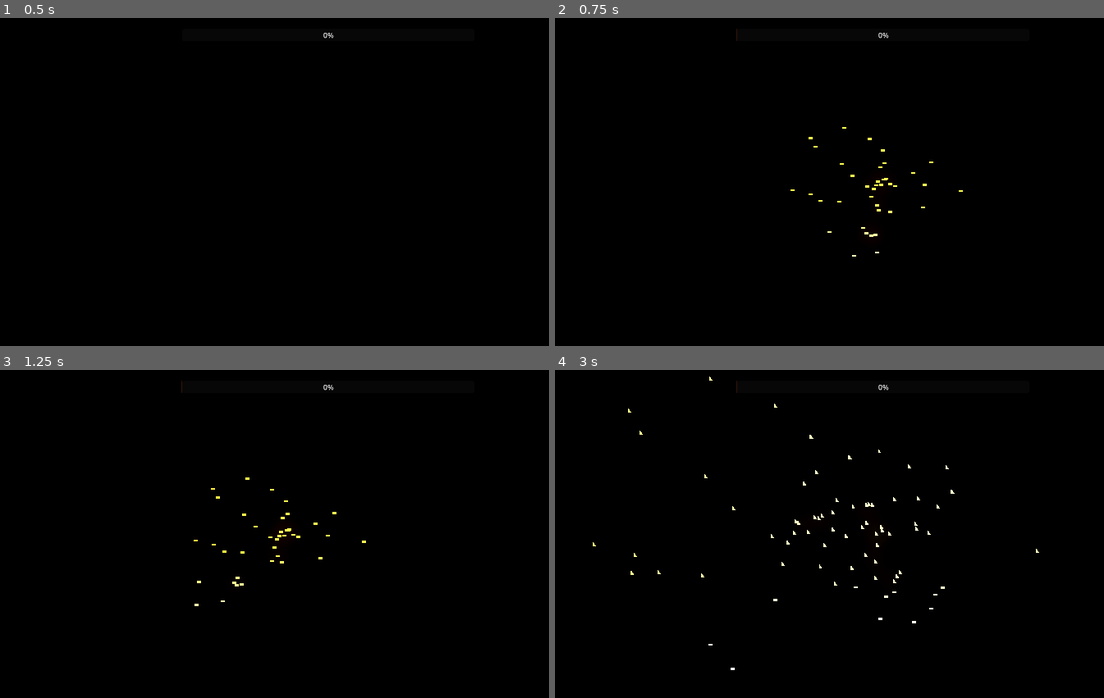
Above: before the commit, frames 1-4 (two rows, left to right).
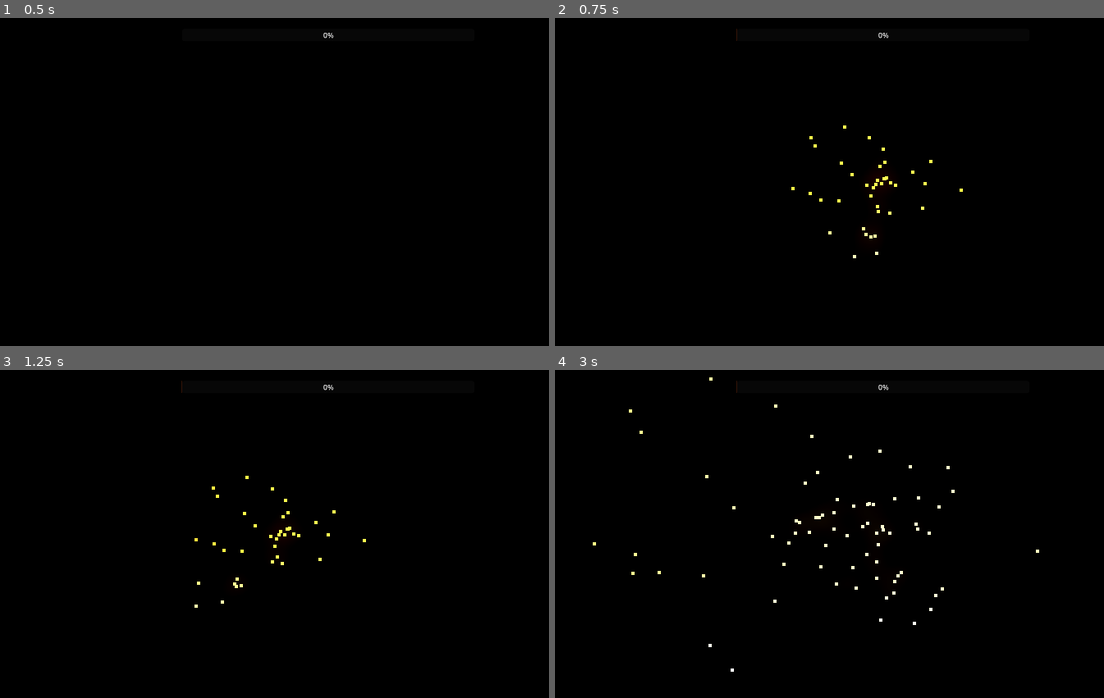
Above: after the commit, the same moments.

Repository: excessive/ludum-dare-59
Game: Godot game, scene res://main.tscn
Same seed, same stepped clock (60 frames per second), same inputs: the game is played once before the commit and once after it.
Inputs (mouse positions are in pixels of both pictures, inside the frame that each line leads up to):
- Up to frame 1 (0.5 s): no input
- Up to frame 2 (0.75 s): tap Enter (ui_accept) at 0.5 s; hold D (move_right) from 0.53 s (still down); tap K (look_down) at 0.6 s; click (884, 182) at 0.67 s
- Up to frame 3 (1.25 s): keep holding D (move_right); tap Enter (ui_accept) at 0.77 s
- Up to frame 4 (3 s): move the mouse to (851, 534) at 1.27 s; release D (move_right) at 1.28 s; hold W (move_forward) from 1.28 s (still down); tap J (look_left) at 1.35 s; tap Enter (ui_accept) at 1.52 s; move the mouse to (900, 527) at 2.02 s; tap L (look_right) at 2.1 s; move the mouse to (873, 540) at 2.77 s; tap I (look_up) at 2.85 s; click (873, 540) at 2.92 s

Frame 1 is identical in both runs. In frame 2, 0.2% of the frame differs, in the area x 42-75%, y 32-74%; in frame 3, 0.2%; in frame 4, 0.3%, in the area x 6-89%, y 2-92%.

Commit message:
add win/lose triggers and oob respawn

Diff:
--- a/main.tscn
+++ b/main.tscn
@@ -10,11 +10,47 @@
 [ext_resource type="Resource" uid="uid://eltofybuxpyy" path="res://tools/lidar_blue.tres" id="7_dg77c"]
 [ext_resource type="Shader" uid="uid://bv303twpcdqu2" path="res://camera.gdshader" id="9_kek77"]
 
+[sub_resource type="GDScript" id="GDScript_gy4lr"]
+script/source = "extends Area3D
+
+var respawn_transforms: Dictionary[NodePath, Transform3D] = {}
+
+func _ready() -> void:
+	body_entered.connect(_on_body_entered)
+	body_exited.connect(_on_body_exited)
+
+func _on_body_entered(node: Node3D):
+	if node.is_in_group(&\"no_respawn\"):
+		return
+
+	respawn_transforms.set(node.get_path(), node.global_transform)
+
+func _on_body_exited(node: Node3D):
+	if node.has_signal(&\"respawn\"):
+		node.respawn.emit()
+		return
+	if respawn_transforms.has(node.get_path()):
+		node.global_transform = respawn_transforms[node.get_path()]
+		node.reset_physics_interpolation()
+		if node is RigidBody3D:
+			node.linear_velocity = Vector3.ZERO
+			node.angular_velocity = Vector3.ZERO
+		return
+
+	node.queue_free()
+"
+
+[sub_resource type="BoxShape3D" id="BoxShape3D_kek77"]
+size = Vector3(96.31079, 53.859375, 82.1228)
+
 [sub_resource type="CapsuleShape3D" id="CapsuleShape3D_7dm0k"]
 radius = 0.33
 height = 1.75
 
 [sub_resource type="BoxShape3D" id="BoxShape3D_pb6wq"]
+
+[sub_resource type="SphereShape3D" id="SphereShape3D_efxa6"]
+radius = 0.75
 
 [sub_resource type="Environment" id="Environment_ig7tw"]
 background_mode = 1
@@ -70,7 +106,23 @@
 	mat.set_shader_parameter(&\"glitch_color\", target_color * 0.25)
 "
 
+[sub_resource type="SphereShape3D" id="SphereShape3D_kek77"]
+radius = 2.0
+
+[sub_resource type="SphereShape3D" id="SphereShape3D_4c57u"]
+radius = 2.0
+
 [node name="Node3D" type="Node3D" unique_id=443159061]
+
+[node name="SafeArea" type="Area3D" parent="." unique_id=1398379295]
+collision_layer = 0
+collision_mask = 15
+input_ray_pickable = false
+monitorable = false
+script = SubResource("GDScript_gy4lr")
+
+[node name="CollisionShape3D" type="CollisionShape3D" parent="SafeArea" unique_id=1651140340]
+shape = SubResource("BoxShape3D_kek77")
 
 [node name="CharacterBody3D" type="CharacterBody3D" parent="." unique_id=1346263540]
 transform = Transform3D(1, 0, 0, 0, 1, 0, 0, 0, 1, 0, 5.708436, 0)
@@ -93,9 +145,18 @@
 [node name="CollisionShape3D" type="CollisionShape3D" parent="CharacterBody3D/Camera3D/Lidar" unique_id=1108688080]
 shape = SubResource("BoxShape3D_pb6wq")
 
-[node name="SpotLight3D" type="SpotLight3D" parent="CharacterBody3D/Camera3D" unique_id=1488948218]
+[node name="SpotLight3D" type="OmniLight3D" parent="CharacterBody3D/Camera3D" unique_id=1535326419]
 visible = false
-spot_range = 18.780321
+light_color = Color(0.64705884, 0.13333334, 0.043137256, 1)
+light_energy = 0.05
+light_specular = 0.0
+omni_range = 3.0
+omni_attenuation = 2.0
+
+[node name="sensor" type="Area3D" parent="CharacterBody3D" unique_id=1265578379 groups=["player"]]
+
+[node name="CollisionShape3D" type="CollisionShape3D" parent="CharacterBody3D/sensor" unique_id=1059254289]
+shape = SubResource("SphereShape3D_efxa6")
 
 [node name="WorldEnvironment" type="WorldEnvironment" parent="." unique_id=1332886061]
 environment = SubResource("Environment_ig7tw")
@@ -108,9 +169,9 @@
 size = Vector3(37.893555, 10.784058, 30.077148)
 
 [node name="CSGBox3D" type="CSGBox3D" parent="CSGBox3D" unique_id=1037441703]
-transform = Transform3D(1, 0, 0, 0, 1, 0, 0, 0, 1, 0, 2.996338, -0.26660156)
+transform = Transform3D(1, 0, 0, 0, 1, 0, 0, 0, 1, 0, 2.996338, 1.7432251)
 operation = 2
-size = Vector3(34.664063, 6.1098633, 24.984375)
+size = Vector3(34.664063, 6.1098633, 29.004028)
 
 [node name="mouse_capture_thing" type="Control" parent="." unique_id=608365050]
 layout_mode = 3
@@ -151,7 +212,6 @@
 
 [node name="CSGBox3D2" type="CSGBox3D" parent="." unique_id=244878153]
 transform = Transform3D(1, 0, 0, 0, 1, 0, 0, 0, 1, -1.531857, 7.2399297, -7.313463)
-layers = 0
 use_collision = true
 collision_layer = 4
 collision_mask = 0
@@ -168,6 +228,30 @@
 script = SubResource("GDScript_kek77")
 metadata/_edit_lock_ = true
 
+[node name="WinTrigger" type="Area3D" parent="." unique_id=553597636 groups=["win_trigger"]]
+transform = Transform3D(1, 0, 0, 0, 1, 0, 0, 0, 1, -10.925837, 6.8334355, 7.7454395)
+collision_layer = 4
+monitoring = false
+
+[node name="CollisionShape3D" type="CollisionShape3D" parent="WinTrigger" unique_id=967954168]
+shape = SubResource("SphereShape3D_kek77")
+
+[node name="OmniLight3D" type="OmniLight3D" parent="WinTrigger" unique_id=2117528702]
+light_color = Color(0, 1, 0, 1)
+light_energy = 4.765
+
+[node name="LoseTrigger" type="Area3D" parent="." unique_id=1221873663 groups=["lose_trigger"]]
+transform = Transform3D(1, 0, 0, 0, 1, 0, 0, 0, 1, -6.422677, 6.8334355, 12.660671)
+collision_layer = 2
+monitoring = false
+
+[node name="CollisionShape3D" type="CollisionShape3D" parent="LoseTrigger" unique_id=1348755707]
+shape = SubResource("SphereShape3D_4c57u")
+
+[node name="OmniLight3D" type="OmniLight3D" parent="LoseTrigger" unique_id=1853197533]
+light_color = Color(1, 0.57254905, 0, 1)
+light_energy = 4.765
+
 [connection signal="channel_updated" from="CharacterBody3D/Camera3D/Lidar" to="CharacterBody3D" method="_on_lidar_channel_updated"]
 [connection signal="channel_updated" from="CharacterBody3D/Camera3D/Lidar" to="AspectRatioContainer/Control/charge" method="_on_lidar_channel_updated"]
 [connection signal="channel_updated" from="CharacterBody3D/Camera3D/Lidar" to="ColorRect" method="_on_lidar_channel_updated"]
--- a/player.gd
+++ b/player.gd
@@ -3,7 +3,26 @@
 @export var walk_speed := 5.0
 const JUMP_VELOCITY = 4.5
 
+@onready var sensor := $sensor as Area3D
+
+func _ready() -> void:
+	sensor.area_entered.connect(_on_area_entered)
+
+func _on_area_entered(area: Area3D):
+	if area.is_in_group(&"lose_trigger"):
+		print("you died")
+		get_tree().reload_current_scene()
+	if area.is_in_group(&"win_trigger"):
+		print("you won but i have no win scene so do it again")
+		get_tree().reload_current_scene()
+
 func _physics_process(delta: float) -> void:
+	sensor.collision_mask = collision_mask
+	var overlapping := sensor.get_overlapping_bodies()
+	overlapping.erase(self)
+	if not overlapping.is_empty():
+		print("blocked")
+
 	if not is_on_floor():
 		velocity += get_gravity() * delta
 
--- a/project.godot
+++ b/project.godot
@@ -20,6 +20,12 @@
 
 window/size/viewport_width=1440
 window/size/viewport_height=720
+
+[global_group]
+
+lose_trigger=""
+win_trigger=""
+player=""
 
 [input]
 
--- a/tools/lidar_mesh.gd
+++ b/tools/lidar_mesh.gd
@@ -33,8 +33,9 @@
 
 	material.emission_enabled = true
 	material.emission_energy_multiplier = 10
-	material.point_size = 5
+	material.point_size = 4
 	material.distance_fade_mode = BaseMaterial3D.DISTANCE_FADE_PIXEL_DITHER
+	material.no_depth_test = true
 	material.distance_fade_min_distance = 30
 	material.distance_fade_max_distance = 15
 	material.use_point_size = true
